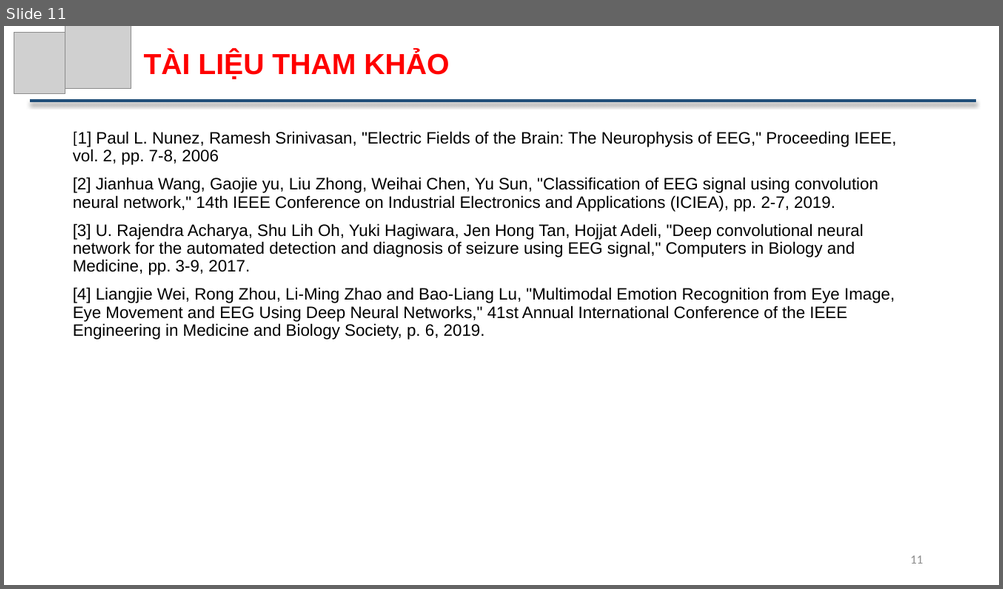
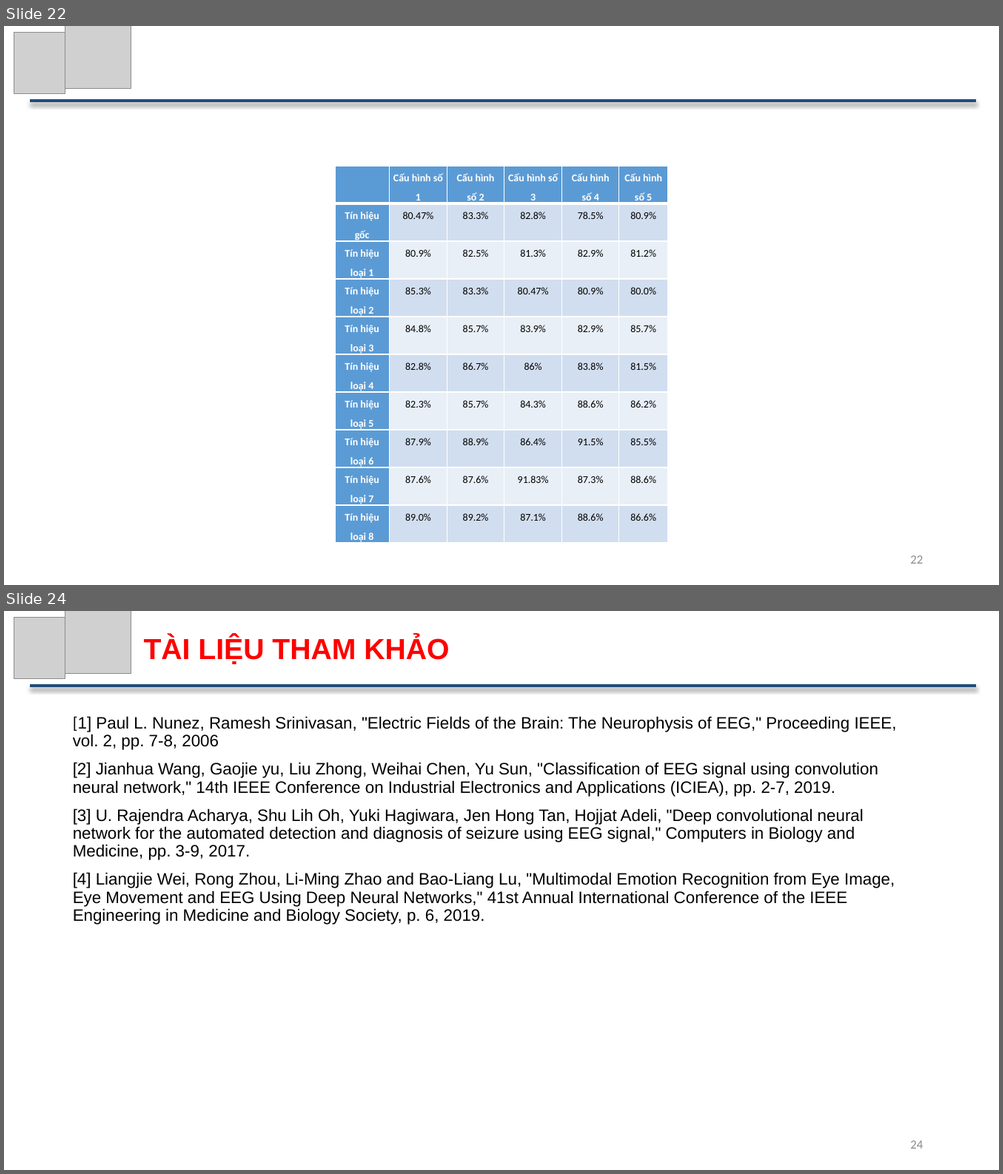
Before and after one commit to ThuTrongNguyen/Thesis, a slide deck: SlideBaoCao.pptx. Shown one above the other, each under a label of ours: slide 11 before the commit, slides 22 and 24 after it; the slides between them are not shown. The pictures are 1003x589 and 1003x1174 pixels, drawn with LibreOffice and Linux fonts; fonts in the diff are those of the drawing; grey boxes stand for pictures. Boxes give left, top, right and bottom in pixels: in the first picture for what was removed or moved away, otherwise in the second. Text is boxed around its words. In the diff, an @@ line names an element or a change of style, - is before the commit and + after.

```diff
--- a/SlideBaoCao.pptx
+++ b/SlideBaoCao.pptx
@@ slide 22 added at [4, 26, 999, 585], background #FFFFFF @@
@@ picture added at [14, 33, 65, 94] @@
@@ picture added at [65, 26, 131, 89] @@
@@ line added from (30, 101) to (976, 101), #1F4E79 3 pt @@
@@ table added at [336, 167, 669, 546], 10 rows, 6 columns @@
+ | Cấu hình số 1 | Cấu hình số 2 | Cấu hình số 3 | Cấu hình số 4 | Cấu hình số 5
+Tín hiệu gốc | 80.47% | 83.3% | 82.8% | 78.5% | 80.9%
+Tín hiệu loại 1 | 80.9% | 82.5% | 81.3% | 82.9% | 81.2%
+Tín hiệu loại 2 | 85.3% | 83.3% | 80.47% | 80.9% | 80.0%
+Tín hiệu loại 3 | 84.8% | 85.7% | 83.9% | 82.9% | 85.7%
+Tín hiệu loại 4 | 82.8% | 86.7% | 86% | 83.8% | 81.5%
+Tín hiệu loại 5 | 82.3% | 85.7% | 84.3% | 88.6% | 86.2%
+Tín hiệu loại 6 | 87.9% | 88.9% | 86.4% | 91.5% | 85.5%
+Tín hiệu loại 7 | 87.6% | 87.6% | 91.83% | 87.3% | 88.6%
+Tín hiệu loại 8 | 89.0% | 89.2% | 87.1% | 88.6% | 86.6%
@@ page number added at [910, 556, 922, 564], 12 pt, text #8C8C8C @@
+22
@@ what was slide 11 is now slide 24 @@
@@ page number at [910, 1141, 922, 1149]: text changed @@
-11
+24
```
Also in this commit, not shown: 5 slides changed, 14 other slides added, 2 slides removed, 6 other files.
